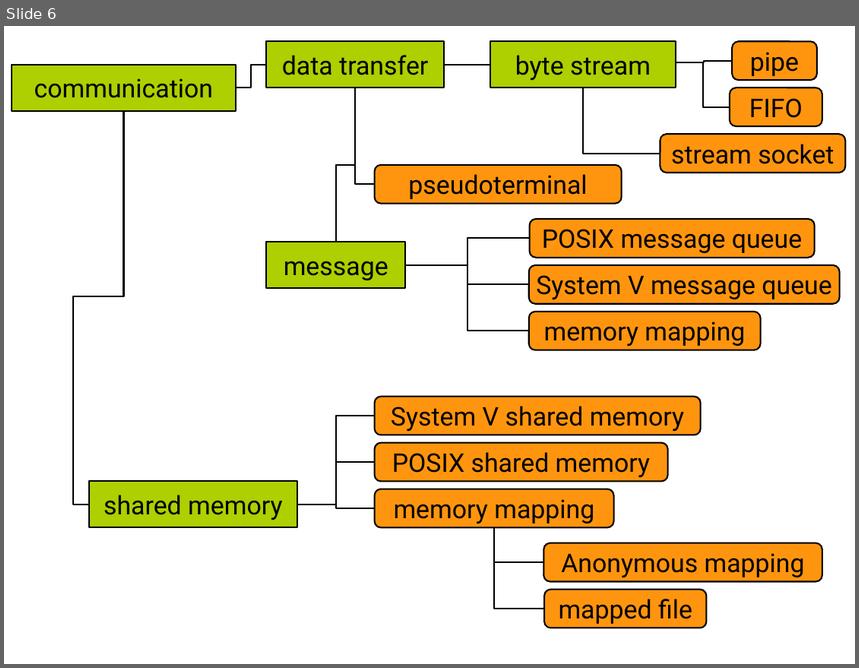
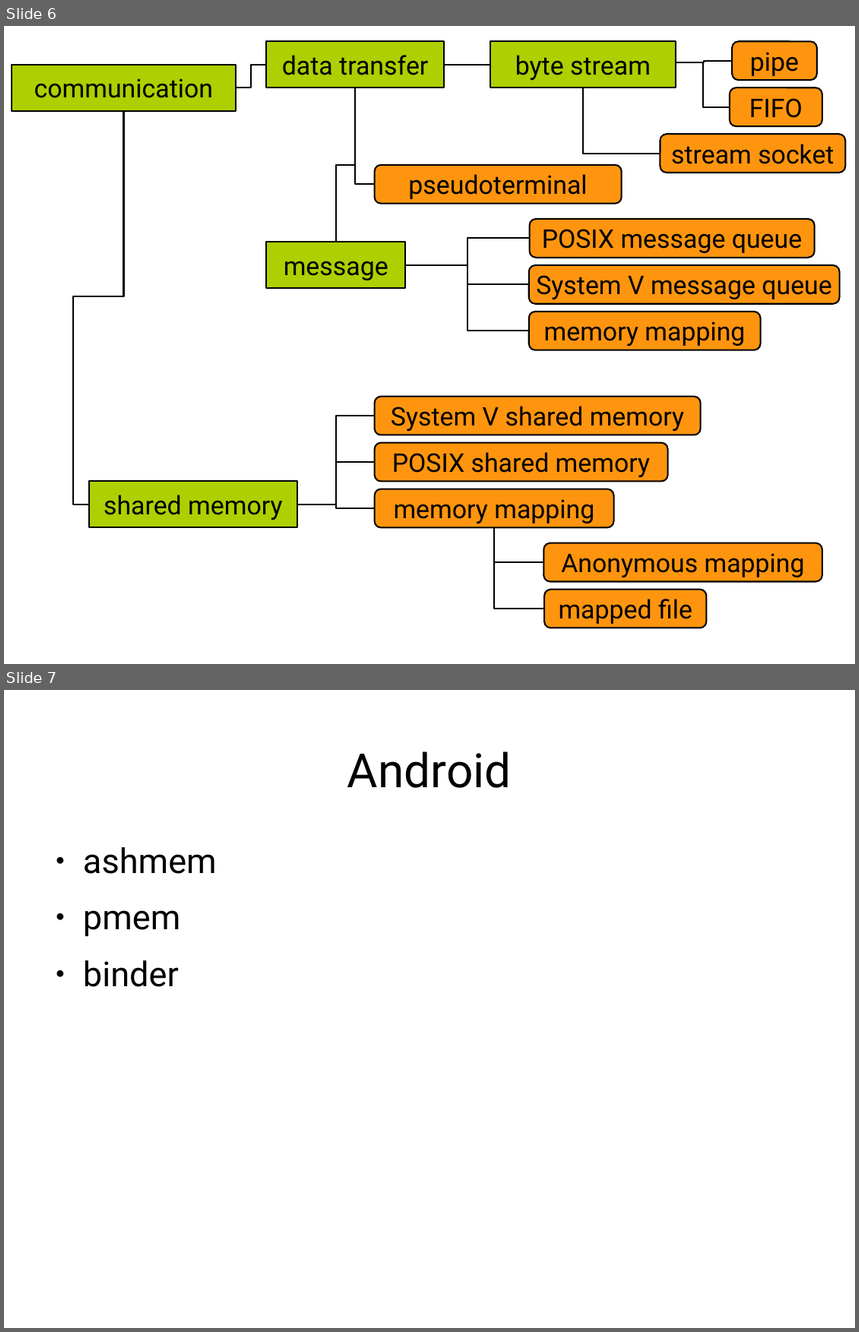
Before and after one commit to gregkh/presentation-kdbus, a slide deck: kdbus.odp. Shown one above the other, each under a label of ours: slide 6 before the commit, slides 6 and 7 after it. The pictures are 859x668 and 859x1332 pixels, drawn with LibreOffice and Linux fonts; fonts in the diff are those of the drawing. Boxes give left, top, right and bottom in pixels: in the first picture for what was removed or moved away, otherwise in the second. Text is boxed around its words. In the diff, an @@ line names an element or a change of style, - is before the commit and + after.

```diff
--- a/kdbus.odp
+++ b/kdbus.odp
@@ slide 7 added at <box>4,690,855,1328</box>, background #FFFFFF @@
@@ title added at <box>348,752,512,788</box>, 44 pt, text #000000 @@
+Android
@@ text added at <box>83,847,217,987</box>, 32 pt, text #000000 @@
+● ashmem
+● pmem
+● binder
```
Also in this commit, not shown: 17 other slides added, 1 slide removed, 1 other file.
